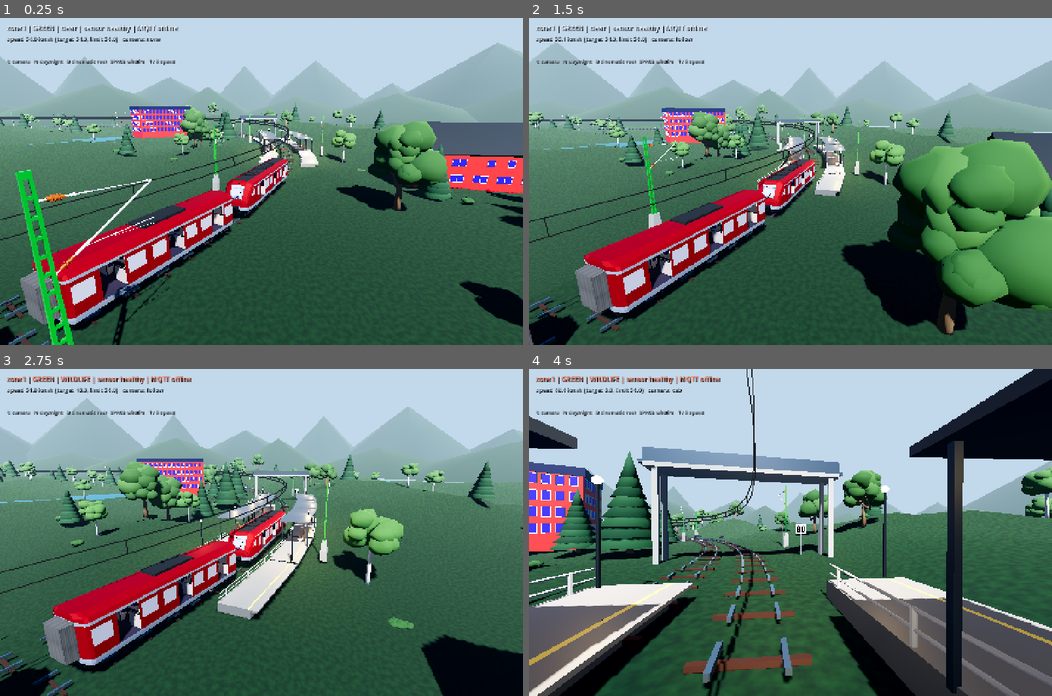
Above: before the commit, frames 1-4 (two rows, left to right).
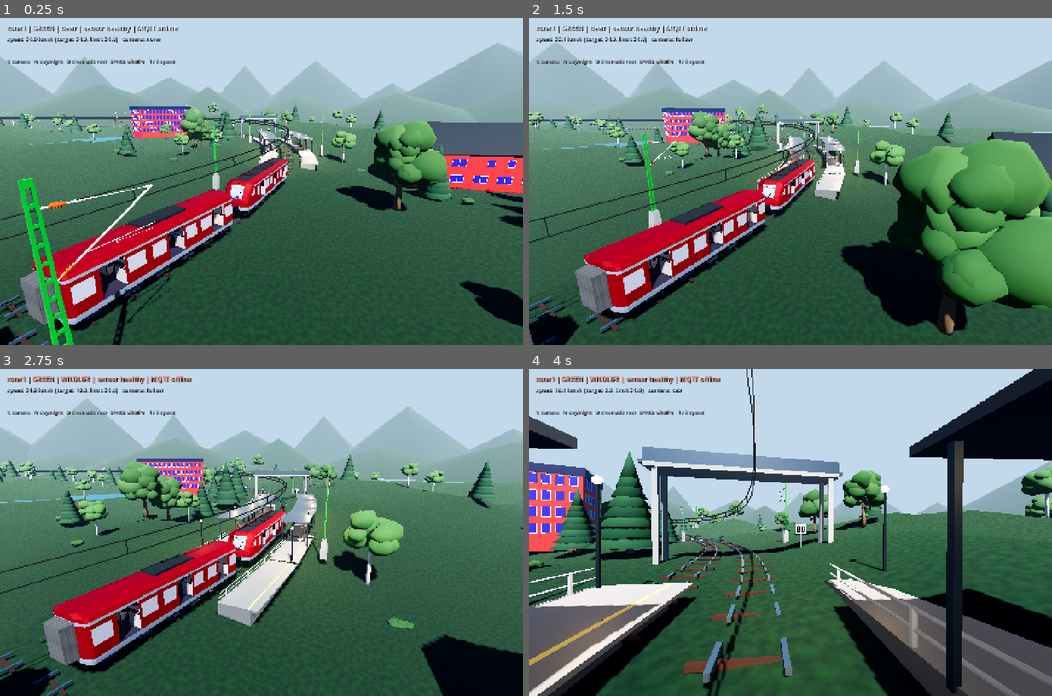
Above: after the commit, the same moments.

Repository: Kathir-Kalidass/railway-digital-twin
Game: Godot game, scene res://scenes/lts_full.tscn
Two runs of this game, one before a commit and one after it. Both use one fixed random seed, a clock stepped at 60 frames per second and the inputs below.
Inputs (mouse positions are in pixels of both pictures, inside the frame that each line leads up to):
- Up to frame 1 (0.25 s): no input
- Up to frame 2 (1.5 s): tap Enter at 0.5 s; move the mouse to (905, 165) at 0.52 s; hold Up (ui_up) 0.53-1.28 s; hold Ctrl 0.53-1.28 s; click (905, 165) at 0.67 s; tap Space at 0.77, 1.07 s; move the mouse to (685, 197) at 1.27 s; hold Down (ui_down) from 1.28 s (still down); tap F at 1.35 s
- Up to frame 3 (2.75 s): tap Space at 1.52, 1.82 s; move the mouse to (313, 460) at 2.02 s; release Down (ui_down) at 2.03 s; hold Up (ui_up) from 2.03 s (still down); tap 2 at 2.1 s
- Up to frame 4 (4 s): move the mouse to (764, 597) at 2.77 s; tap R at 2.85 s; click (764, 597) at 2.92 s; tap Space at 3.02, 3.32, 3.77 s; move the mouse to (947, 581) at 3.52 s; release Up (ui_up) at 3.53 s; hold Down (ui_down) from 3.53 s (still down); tap C at 3.6 s

The runs differ from the first frame. In frame 1, 2.0% of the frame differs, in the area x 0-73%, y 27-100%; in frame 2, 0.6%; in frame 3, 1.0%; in frame 4, 5.4%, in the area x 0-100%, y 30-100%.

Commit message:
feat(godot): flatten terrain corridor across both tracks

Diff:
--- a/godot/src/terrain_generator.gd
+++ b/godot/src/terrain_generator.gd
@@ -10,7 +10,9 @@
 @export var water_height := -2.0
 @export var seed := 42
 @export var track_path: NodePath
-@export var flatten_radius := 15.0
+@export var track_paths: Array[NodePath] = []
+@export var track_registry_path: NodePath = NodePath("../../TrackRegistry")
+@export var flatten_radius := 9.0
 
 var _noise := FastNoiseLite.new()
 var _track_samples := PackedVector3Array()
@@ -40,15 +42,32 @@
 
 
 func _collect_track_samples() -> void:
-	var track := get_node_or_null(track_path) as LTSTrack
-	if track == null:
-		track = get_node_or_null("../../Track") as LTSTrack
-	if track == null:
-		return
-	var distance := 0.0
-	while distance <= track.length:
-		_track_samples.append(track.get_global_transform_at_distance(distance).origin)
-		distance += 4.0
+	_track_samples.clear()
+	for track in _resolve_tracks():
+		var distance := 0.0
+		while distance <= track.length:
+			_track_samples.append(track.get_global_transform_at_distance(distance).origin)
+			distance += 4.0
+
+
+func _resolve_tracks() -> Array[LTSTrack]:
+	var result: Array[LTSTrack] = []
+	for path in track_paths:
+		var track := get_node_or_null(path) as LTSTrack
+		if track != null:
+			result.append(track)
+	var registry := get_node_or_null(track_registry_path) as TrackRegistry
+	if registry != null:
+		for track in registry.tracks():
+			if not result.has(track):
+				result.append(track)
+	if result.is_empty():
+		var fallback := get_node_or_null(track_path) as LTSTrack
+		if fallback == null:
+			fallback = get_node_or_null("../../Track") as LTSTrack
+		if fallback != null:
+			result.append(fallback)
+	return result
 
 
 func _grass_texture() -> ImageTexture:
@@ -72,6 +91,12 @@
 		if candidate < best:
 			best = candidate
 	return sqrt(best)
+
+
+func is_flattened(x: float, z: float) -> bool:
+	if _track_samples.is_empty():
+		return false
+	return _track_distance(x, z) <= flatten_radius
 
 
 func generate() -> void:
--- /dev/null
+++ b/godot/tests/test_corridor_flatten.gd
@@ -0,0 +1,39 @@
+extends SceneTree
+
+
+func _initialize() -> void:
+	call_deferred("_run")
+
+
+func _run() -> void:
+	var a := Assert.new()
+	var scene: Node3D = load("res://scenes/lts_full.tscn").instantiate()
+	scene.get_node("MQTTBridge").connect_on_ready = false
+	root.add_child(scene)
+	await process_frame
+
+	var terrain := scene.get_node("WorldWildlife/TerrainGenerator") as TerrainGenerator
+	var up := scene.get_node("Track") as LTSTrack
+	var down := scene.get_node("InnerTrack") as LTSTrack
+
+	for distance in [0.0, 188.4956, 305.0, 376.9911, 500.0, 660.0]:
+		var up_point: Vector3 = up.get_global_transform_at_distance(distance).origin
+		a.ok(terrain.height_at(up_point.x, up_point.z) < 0.2,
+			"corridor flattened under UP at %.0f m" % distance)
+		var down_point: Vector3 = down.get_global_transform_at_distance(distance * 116.0 / 120.0).origin
+		a.ok(terrain.height_at(down_point.x, down_point.z) < 0.2,
+			"corridor flattened under DOWN at %.0f m" % distance)
+		a.ok(terrain.is_flattened(up_point.x, up_point.z), "UP centre line is a flatten source at %.0f m" % distance)
+		a.ok(terrain.is_flattened(down_point.x, down_point.z), "DOWN centre line is a flatten source at %.0f m" % distance)
+		var mid_point := (up_point + down_point) * 0.5
+		a.ok(terrain.is_flattened(mid_point.x, mid_point.z), "mid-corridor is flat at %.0f m" % distance)
+		var outer_point: Vector3 = up.get_shifted_global_pos_at_distance(distance, 12.0)
+		a.ok(not terrain.is_flattened(outer_point.x, outer_point.z),
+			"corridor stops before 12 m outside the outer rail at %.0f m" % distance)
+
+	var river_y := terrain.height_at(0.0, -120.0)
+	a.ok(river_y < -2.0, "river channel is still carved")
+
+	scene.queue_free()
+	await process_frame
+	quit(a.report("test_corridor_flatten"))
